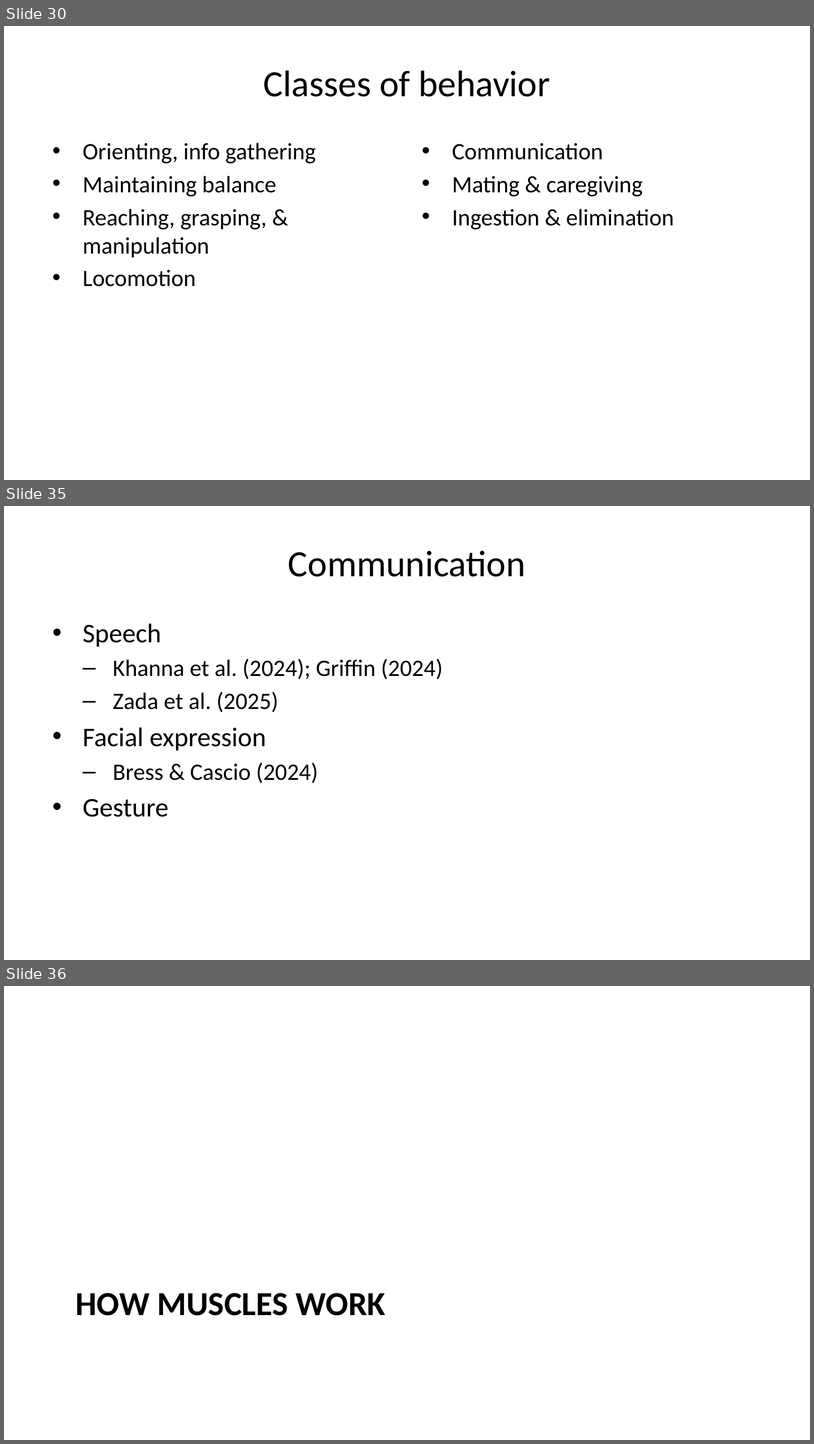
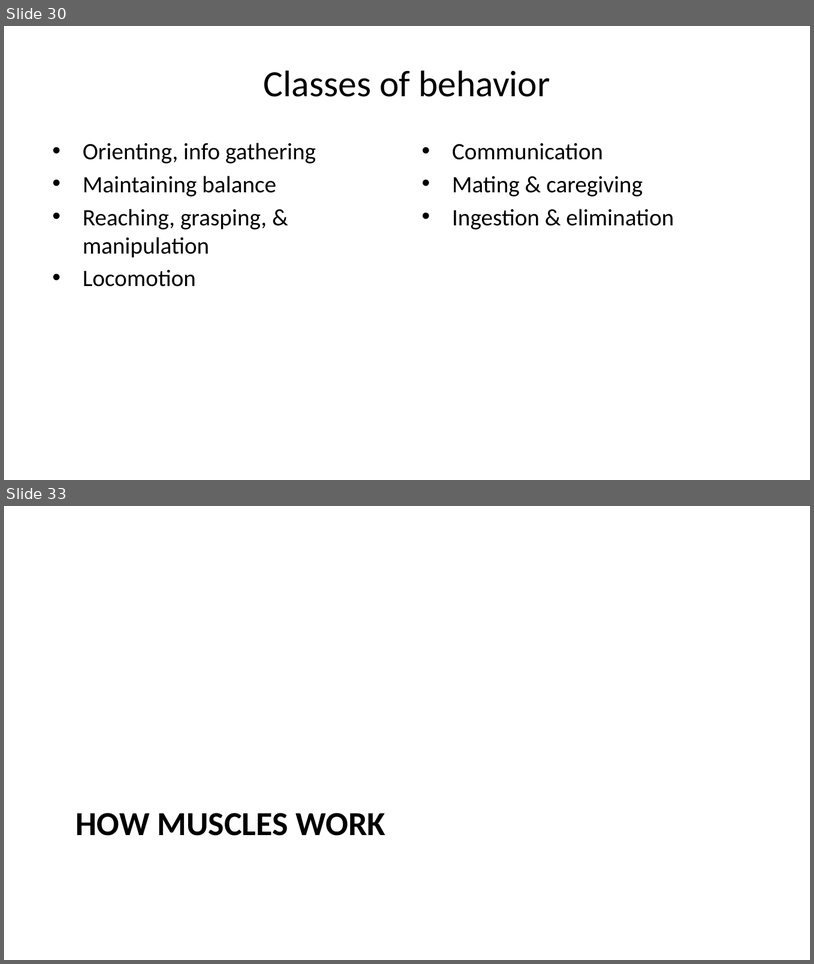
Before and after one commit to psu-psychology/psy-511-scan-fdns-2026-spring, a slide deck: docs/slides/wk-03-2026-01-29-action.pptx. Shown one above the other, each under a label of ours: slides 30, 35 and 36 before the commit, slides 30 and 33 after it; the slides between them are not shown. The pictures are 814x1444 and 814x964 pixels, drawn with LibreOffice and Linux fonts; fonts in the diff are those of the drawing. Boxes give left, top, right and bottom in pixels: in the first picture for what was removed or moved away, otherwise in the second. Text is boxed around its words. In the diff, an @@ line names an element or a change of style, - is before the commit and + after.

```diff
--- a/docs/slides/wk-03-2026-01-29-action.pptx
+++ b/docs/slides/wk-03-2026-01-29-action.pptx
@@ slide 35 removed at (4, 506, 810, 960), background #FFFFFF @@
@@ title removed at (288, 550, 526, 577) @@
-Communication
@@ text removed at (83, 624, 443, 817) @@
-• Speech
-  – Khanna et al. (2024); Griffin (2024)
-  – Zada et al. (2025)
-• Facial expression
-  – Bress & Cascio (2024)
-• Gesture
@@ what was slide 36 is now slide 33 @@
```
Also in this commit, not shown: 13 slides changed, 4 slides added, 5 other slides removed, 33 other files.
